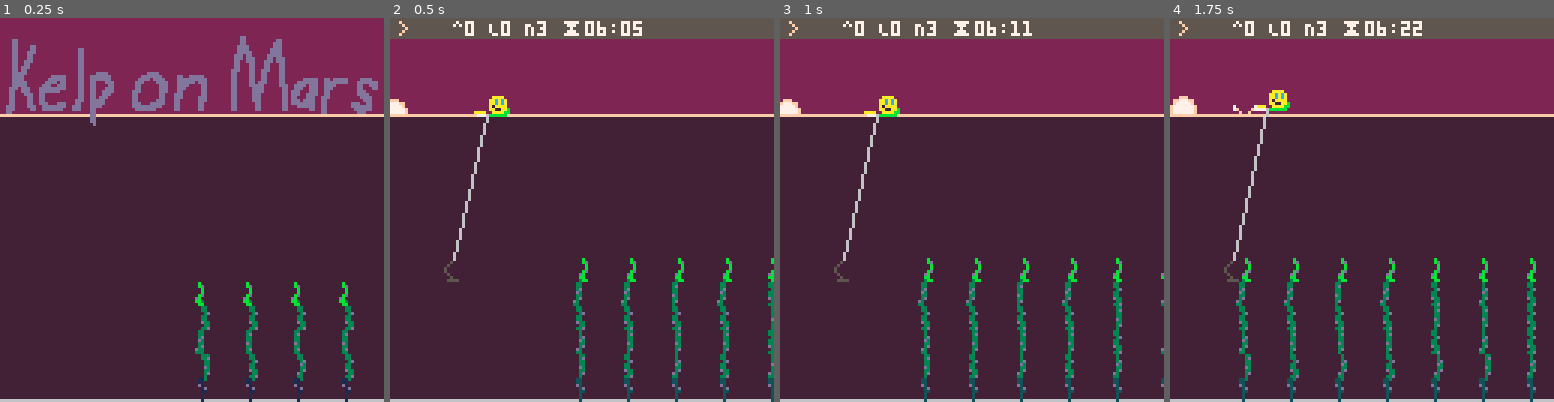
Above: before the commit, frames 1-4 (left to right).
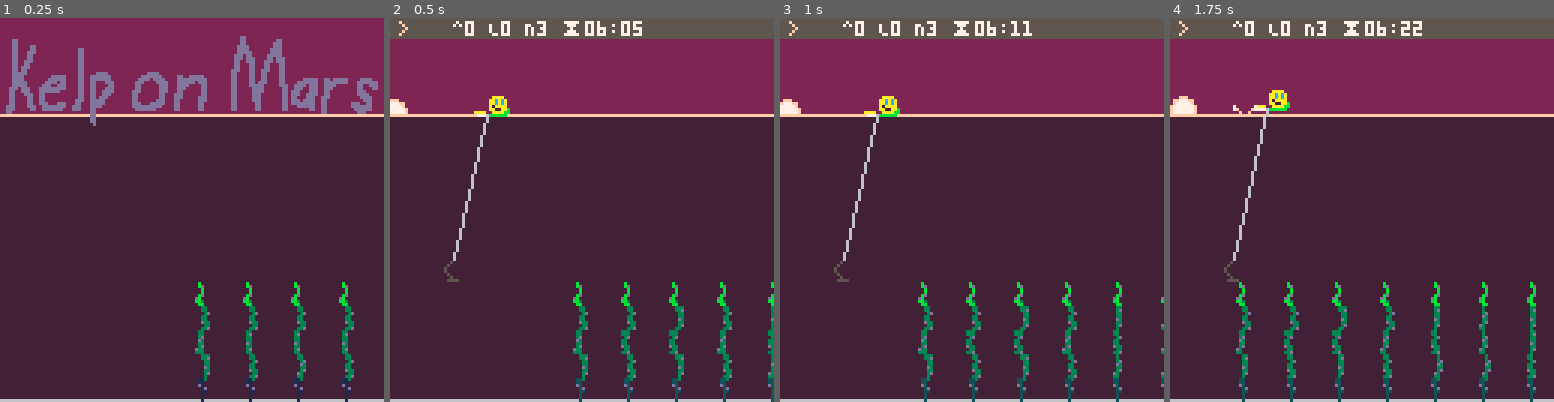
Above: after the commit, the same moments.

Repository: broquaint/pico8-carts
Game: PICO-8 cartridge kelponmars.p8
Same seed, same stepped clock (60 frames per second), same inputs: the game is played once before the commit and once after it.
Inputs:
- Up to frame 1 (0.25 s): no input
- Up to frame 2 (0.5 s): tap X (X key) at 0.33 s
- Up to frame 3 (1 s): tap O (Z key) at 0.7 s
- Up to frame 4 (1.75 s): tap X (X key) at 1.07 s; hold Right from 1.6 s (still down); tap O (Z key) at 1.7 s

Frame 1 is identical in both runs. In frame 2, 2.4% of the frame differs, in the area x 47-100%, y 62-95%; in frame 3, 2.6%; in frame 4, 3.3%, in the area x 17-96%, y 62-95%.

Commit message:
Introduce run state
Then to add ... the actual game.

Diff:
--- a/kelponmars.p8
+++ b/kelponmars.p8
@@ -37,7 +37,7 @@
 
 lakebed = {}
 function init_lakebed()
-      function make_kelp_sprite(kelp_x,s)
+   function make_kelp_sprite(kelp_x,s)
       return {x=kelp_x,sprite=s}
    end
    if #lakebed > 0 then
@@ -164,7 +164,6 @@
          tips = 0,
          trunks = 0,
          accelerating = false,
-         nets = 3,
    })
    net = make_obj({
          x = 16,
@@ -222,7 +221,7 @@
    music(0)
 end
 
-function _init()
+function init_title()
    -- init_day()
    game_state = game_state_title
    g_anims = {}
@@ -242,6 +241,18 @@
    })
 
    init_lakebed()
+end
+
+function init_run()
+   run = {
+      tips = 0,
+      trunks = 0,
+      nets = 3,
+   }
+end
+
+function _init()
+   init_title()
 end
 
 function animate_splash()
@@ -375,7 +386,7 @@
       local fy1 = f.y
       local fy2 = f.y + f.h
       if detect_line_intersection(fx1, fx2, fy1, fy2) then
-         player.nets -= 1
+         run.nets -= 1
          net.cooling_down = true
          animate_obj(net, function(obj)
                         obj.sprite = 2
@@ -482,7 +493,7 @@
    frame_count += 1
    run_animations()
 
-   if game_state == game_state_playing and player.nets == 0 then
+   if game_state == game_state_playing and run.nets == 0 then
       g_anims = {}
       cam.x = 0
       music(-1)
@@ -490,13 +501,19 @@
    elseif game_state == game_state_playing and not(sun.minute < (60*12)) then
       g_anims = {}
       cam.x = 0
+      run.tips += player.tips
+      run.trunks += player.trunks
       game_state = game_state_day_summary
    end
 
    if game_state == game_state_playing then
       harvest_kelp()
-   elseif game_state == game_state_day_summary or game_state == game_state_run_summary or game_state then
+   elseif game_state == game_state_day_summary or game_state == game_state_run_summary or game_state == game_state_title then
       if btnp(b_x) then
+         if game_state == game_state_run_summary or game_state == game_state_title then
+            lakebed = {}
+            init_run()
+         end
          init_day()
       end
    end
@@ -581,7 +598,7 @@
    local mins = flr(sun.minute % 60)
    local hour = flr(6 + (sun.minute/60))
    local time = (hour < 10 and '0'..hour or hour)..':'..(mins < 10 and '0'..mins or mins)
-   print(dumper('^', player.tips, ' L', player.trunks, ' N', player.nets, ' ⧗', time), cam.x+21, 1, white)
+   print(dumper('^', player.tips, ' L', player.trunks, ' N', run.nets, ' ⧗', time), cam.x+21, 1, white)
 
    pal(storm, sea, 1)
 
